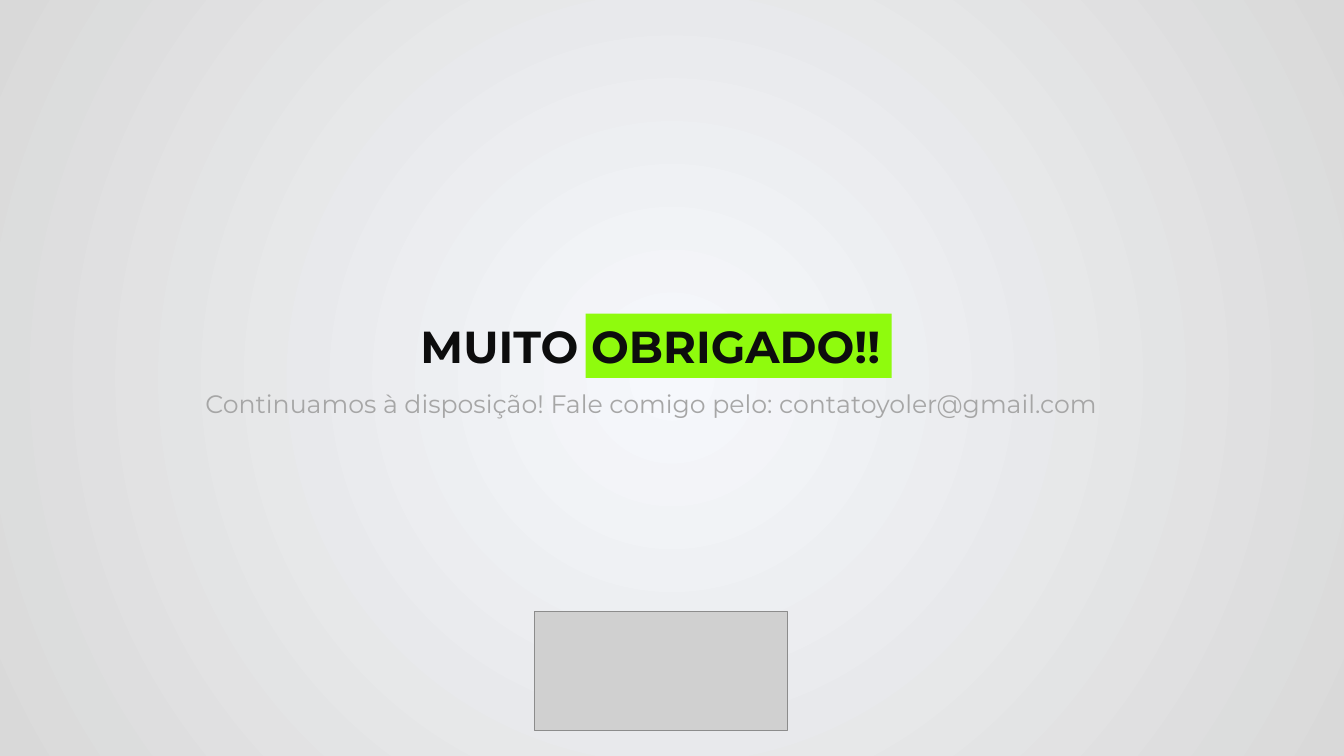
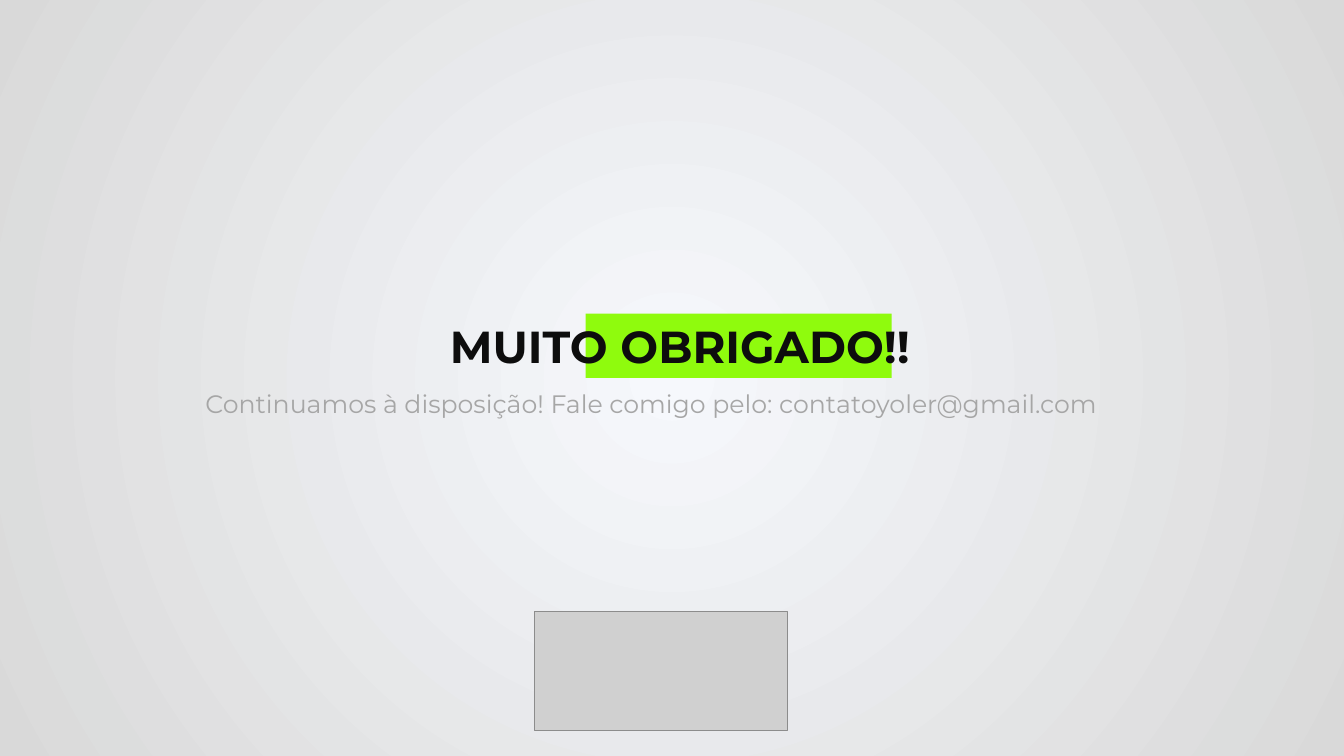
Before and after one commit to gustavohenriquess/report-creator, a slide deck: slide 11 of src/template.pptx. Drawn at 1344x756 pixels with LibreOffice and Linux fonts; fonts in the diff are those of the drawing; grey boxes stand for pictures. Boxes give left, top, right and bottom in pixels: in the first picture for what was removed or moved away, otherwise in the second. Text is boxed around its words. In the diff, an @@ line names an element or a change of style, - is before the commit and + after.

Commit message:
docs(template): update template

```diff
--- a/src/template.pptx
+++ b/src/template.pptx
@@ text "MUITO OBRIGADO!!" rewrapped from box(420, 331, 880, 364) to box(450, 320, 909, 374) @@
```
